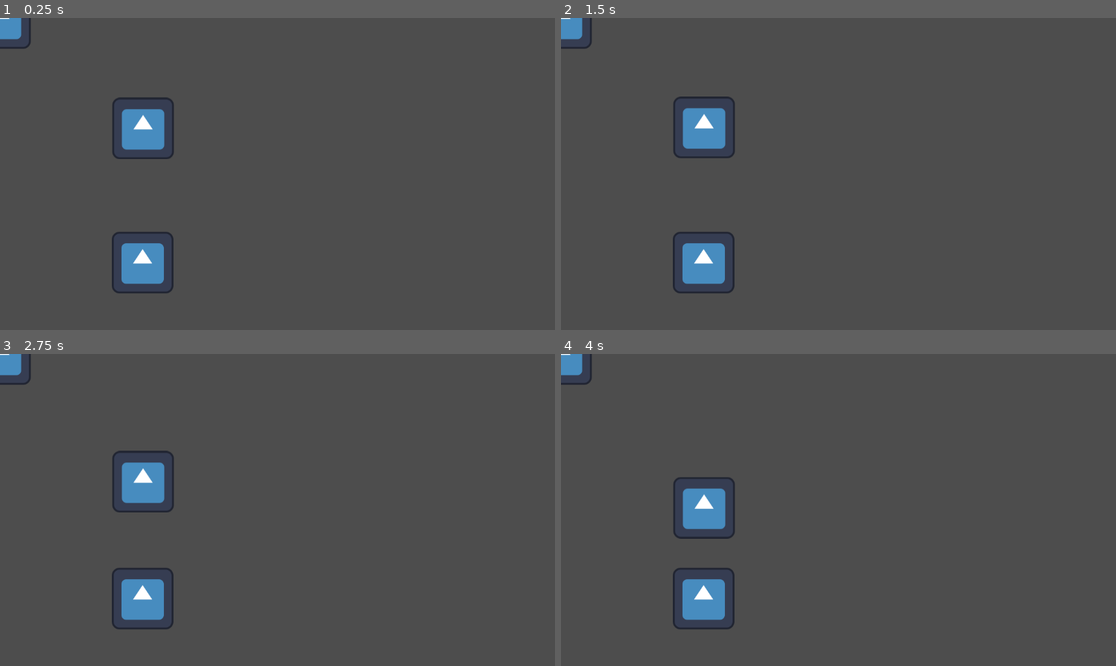
Above: before the commit, frames 1-4 (two rows, left to right).
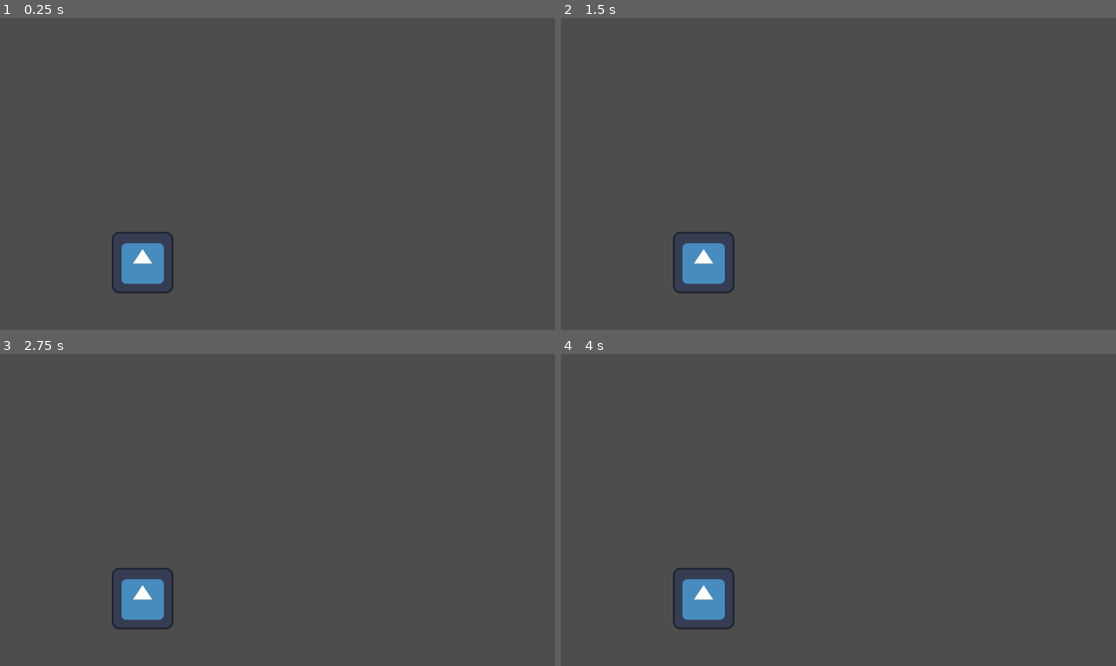
Above: after the commit, the same moments.

Repository: IDokan/Sooni
Game: Godot game, scene res://main.tscn
Same seed, same stepped clock (60 frames per second), same inputs: the game is played once before the commit and once after it. The engine's default icon, where the game draws it, is replaced by a stand-in: a white triangle on a blue panel in a dark square.
Inputs:
- Up to frame 1 (0.25 s): no input
- Up to frame 2 (1.5 s): no input
- Up to frame 3 (2.75 s): no input
- Up to frame 4 (4 s): no input

The runs differ from the first frame. In frame 1, 1.6% of the frame differs, in the area x 0-32%, y 0-46%; in frame 2, 1.6%; in frame 3, 1.6%; in frame 4, 1.6%.

Commit message:
Dish class has a sprite. Improve dragging logics.
Now dish class has a sprite. Thus, collision box will automatically update its size when sprite changed.
Improved dragging logics. Now, it tracks and records offset between mouse cursor position and object's position, in order to make dragging better. Even player lost a dish, the dish follows a mouse cursor.
Created an invisible wall to prevent objects go out of window box.

The below link could be a big hint for an issue (invisible child of custom class) :
https://forum.godotengine.org/t/add-child-set-owner-not-permanent-or-visible-in-tree/24411

Diff:
--- a/demo/main.tscn
+++ b/demo/main.tscn
@@ -2,14 +2,15 @@
 
 [ext_resource type="Texture2D" uid="uid://h5v60w4x36b3" path="res://icon.svg" id="1_j8afg"]
 
+[sub_resource type="RectangleShape2D" id="RectangleShape2D_ampee"]
+size = Vector2(128, 128)
+
 [sub_resource type="RectangleShape2D" id="RectangleShape2D_dohu7"]
 
-[sub_resource type="PhysicsMaterial" id="PhysicsMaterial_v83p7"]
-bounce = 1.0
+[sub_resource type="PhysicsMaterial" id="PhysicsMaterial_kn7gm"]
+bounce = 0.5
 
-[sub_resource type="CircleShape2D" id="CircleShape2D_sjt1p"]
-
-[sub_resource type="PhysicsMaterial" id="PhysicsMaterial_hw5jb"]
+[sub_resource type="PhysicsMaterial" id="PhysicsMaterial_6tmd0"]
 bounce = 0.5
 
 [node name="Node2D" type="Node2D"]
@@ -18,24 +19,45 @@
 position = Vector2(296, 508)
 
 [node name="CollisionShape2D" type="CollisionShape2D" parent="StaticBody2D"]
-shape = SubResource("RectangleShape2D_dohu7")
+shape = SubResource("RectangleShape2D_ampee")
 
 [node name="Sprite2D" type="Sprite2D" parent="StaticBody2D"]
 texture = ExtResource("1_j8afg")
 
-[node name="RigidBody2D" type="RigidBody2D" parent="."]
-position = Vector2(297, 201)
-physics_material_override = SubResource("PhysicsMaterial_v83p7")
+[node name="WallBottom" type="StaticBody2D" parent="."]
+position = Vector2(574, 661)
 
-[node name="Sprite2D" type="Sprite2D" parent="RigidBody2D"]
-texture = ExtResource("1_j8afg")
+[node name="CollisionShape2D" type="CollisionShape2D" parent="WallBottom"]
+scale = Vector2(57.66, 1)
+shape = SubResource("RectangleShape2D_dohu7")
 
-[node name="CollisionShape2D" type="CollisionShape2D" parent="RigidBody2D"]
-shape = SubResource("CircleShape2D_sjt1p")
+[node name="WallTop" type="StaticBody2D" parent="."]
+position = Vector2(574, -13)
+
+[node name="CollisionShape2D" type="CollisionShape2D" parent="WallTop"]
+scale = Vector2(57.66, 1)
+shape = SubResource("RectangleShape2D_dohu7")
+
+[node name="WallLeft" type="StaticBody2D" parent="."]
+position = Vector2(-13, 358)
+
+[node name="CollisionShape2D" type="CollisionShape2D" parent="WallLeft"]
+scale = Vector2(1, 38.26)
+shape = SubResource("RectangleShape2D_dohu7")
+
+[node name="WallLeft2" type="StaticBody2D" parent="."]
+position = Vector2(1163, 358)
+
+[node name="CollisionShape2D" type="CollisionShape2D" parent="WallLeft2"]
+scale = Vector2(1, 38.26)
+shape = SubResource("RectangleShape2D_dohu7")
 
 [node name="Dish" type="Dish" parent="."]
-position = Vector2(297, 358)
-physics_material_override = SubResource("PhysicsMaterial_hw5jb")
+texture = ExtResource("1_j8afg")
+position = Vector2(615, 225)
+physics_material_override = SubResource("PhysicsMaterial_kn7gm")
 
-[node name="Sprite2D" type="Sprite2D" parent="Dish"]
+[node name="Dish2" type="Dish" parent="."]
 texture = ExtResource("1_j8afg")
+position = Vector2(291, 72)
+physics_material_override = SubResource("PhysicsMaterial_6tmd0")
Not shown, changed: src/Dish.cpp
Not shown, changed: src/Dish.h
